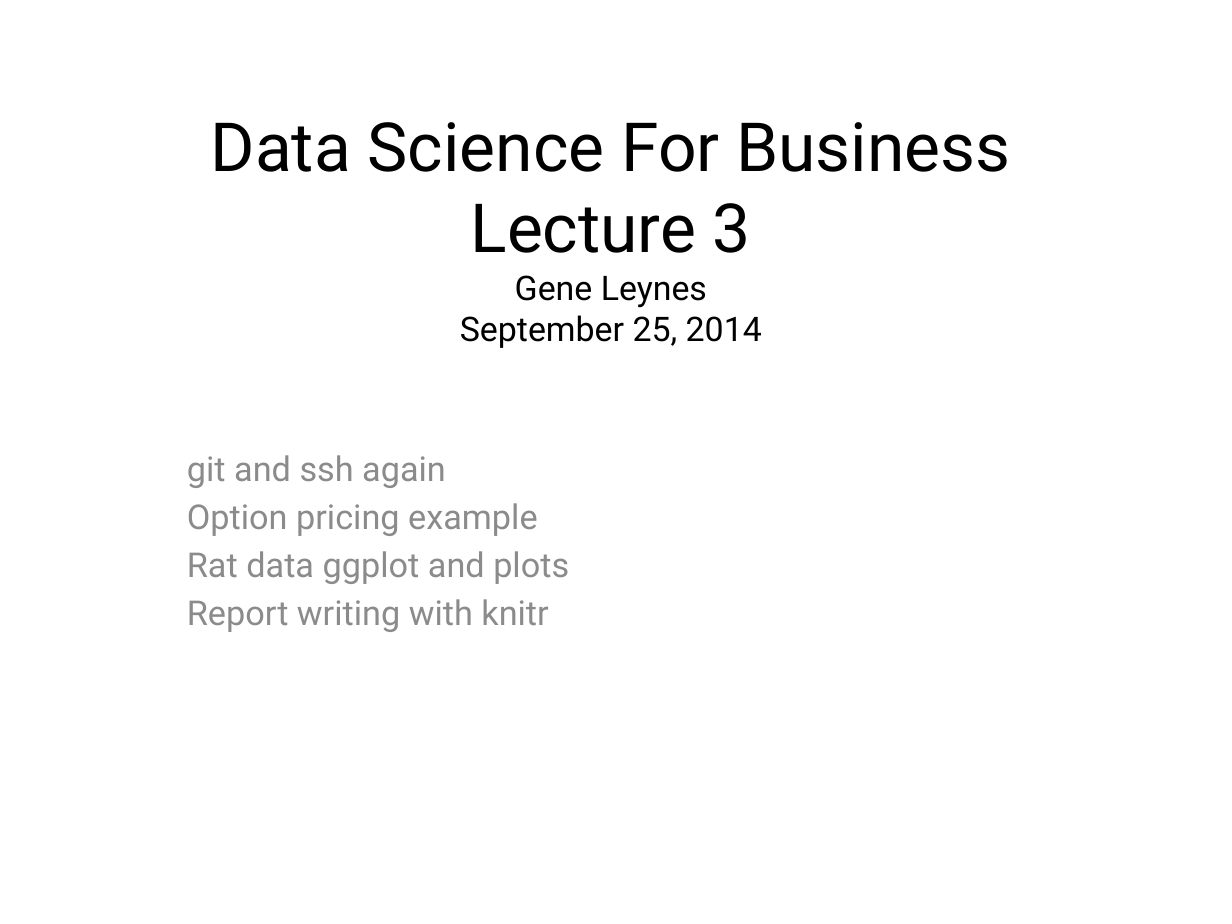
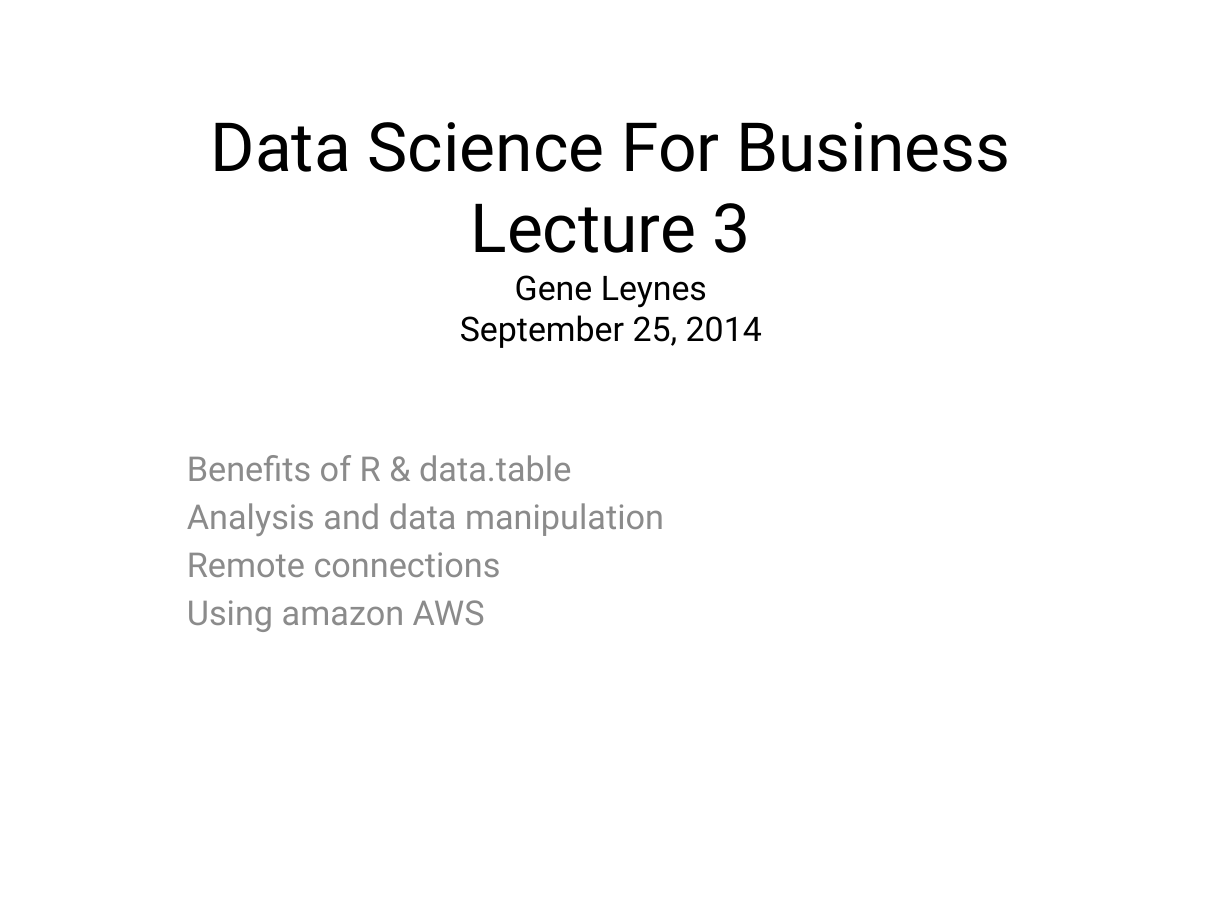
Before and after one commit to geneorama/DataScienceForBusiness, a slide deck: slide 1 of Lecture_3.pptx. Drawn at 1232x924 pixels with LibreOffice and Linux fonts; fonts in the diff are those of the drawing; background and template pictures are left out. Boxes give left, top, right and bottom in pixels: in the first picture for what was removed or moved away, otherwise in the second. Text is boxed around its words. In the diff, an @@ line names an element or a change of style, - is before the commit and + after.

Commit message:
edited subtitles

```diff
--- a/Lecture_3.pptx
+++ b/Lecture_3.pptx
@@ subtitle at [187,455,664,632]: text changed @@
-git and ssh again
-Option pricing example
-Rat data ggplot and plots
-Report writing with knitr
+Benefits of R & data.table
+Analysis and data manipulation
+Remote connections
+Using amazon AWS
```
Also in this commit, not shown: 1 other slide changed.
